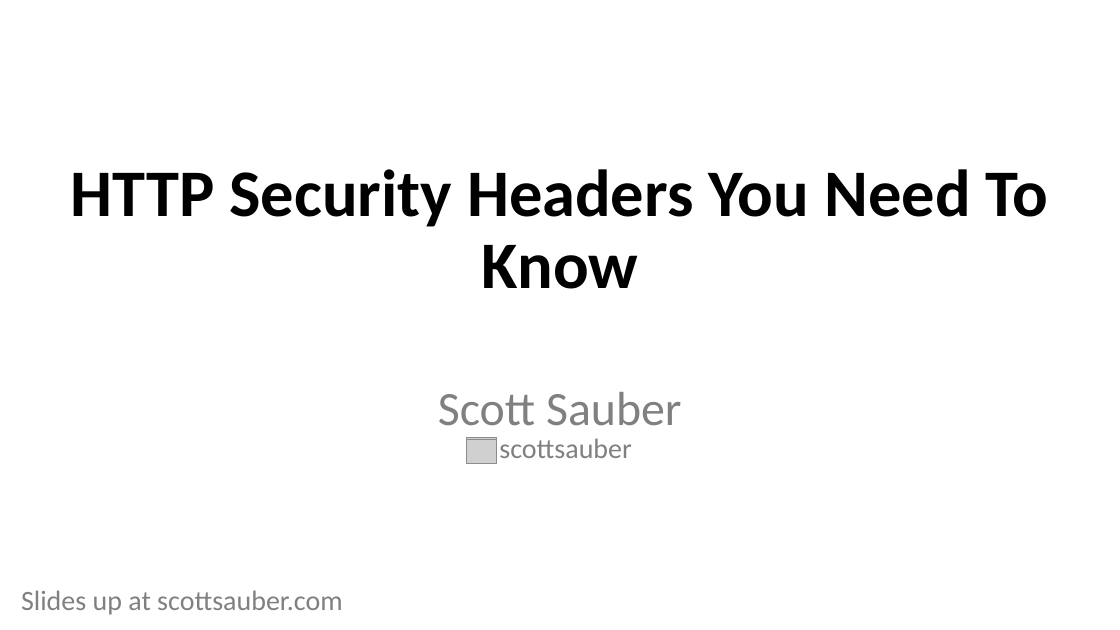
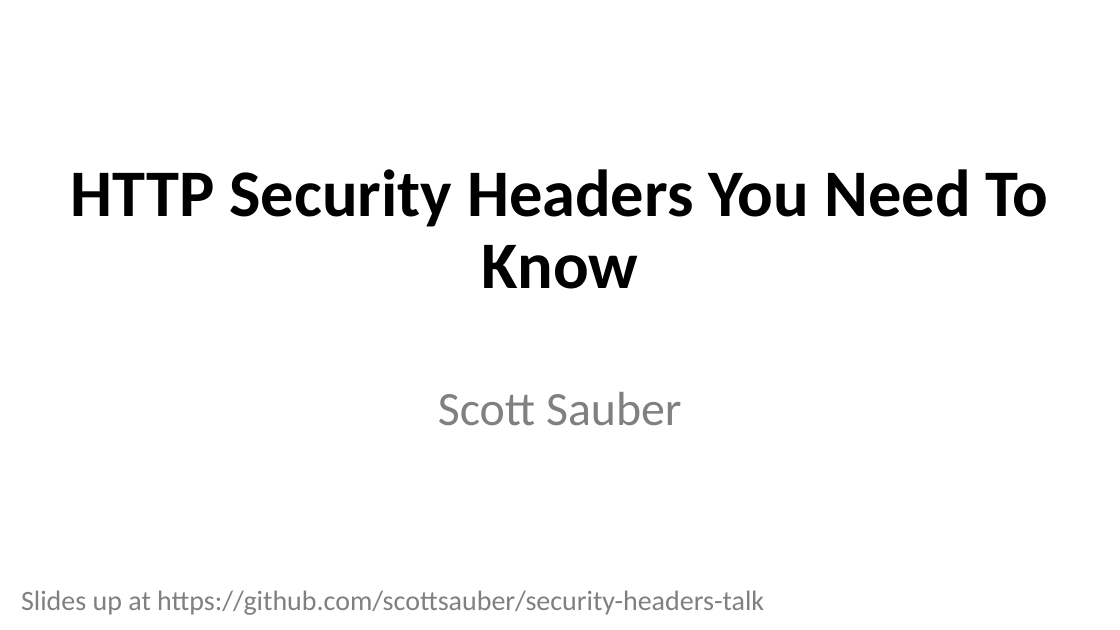
Before and after one commit to scottsauber/security-headers-talk, a slide deck: slide 1 of Security Headers Explained.pptx. Drawn at 1120x630 pixels with LibreOffice and Linux fonts; fonts in the diff are those of the drawing; grey boxes stand for pictures. Boxes give left, top, right and bottom in pixels: in the first picture for what was removed or moved away, otherwise in the second. Text is boxed around its words. In the diff, an @@ line names an element or a change of style, - is before the commit and + after.

```diff
--- a/Security Headers Explained.pptx
+++ b/Security Headers Explained.pptx
@@ picture removed at (467,438,497,462) @@
@@ picture removed at (467,439,497,464) @@
@@ text removed at (499,438,632,458) @@
-scottsauber
@@ subtitle at (21,590,764,615): text changed @@
-Slides up at scottsauber.com
+Slides up at https://github.com/scottsauber/security-headers-talk
```
Also in this commit, not shown: 60 other slides changed, 1 slide added, 1 slide removed.
